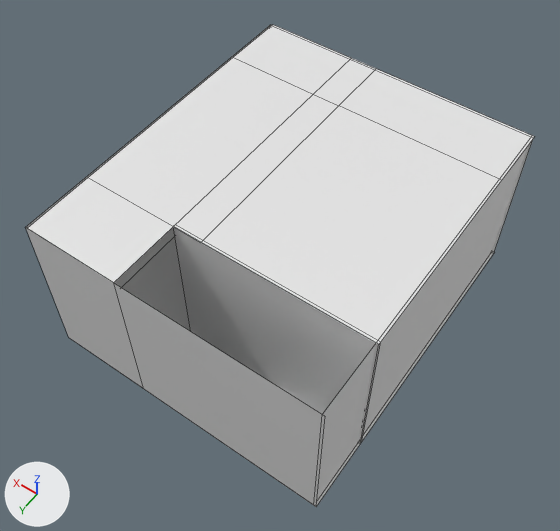
An edit to the FBX model Assets/Art/Models/House/Sotano/Sotano.fbx, drawn before and after from the same camera.
The view is the same before and after, from a 50 mm camera at (-6.91, 8.0, 11.27) aimed at (-1.53, 0.48, -0.56). The lights are fixed; the arrows at lower left show +X, +Y and +Z. Mesh edges are drawn as thin lines. Where no turn or scale is listed for an object, it has been applied to the vertices. Vertices at the same position are counted once.

Objects in the first picture: 'ParedSotano', 'ParedSotano2', 'ParedSotano3', 'ParedSotano4', 'PisoSotano', 'TechoSotano'.
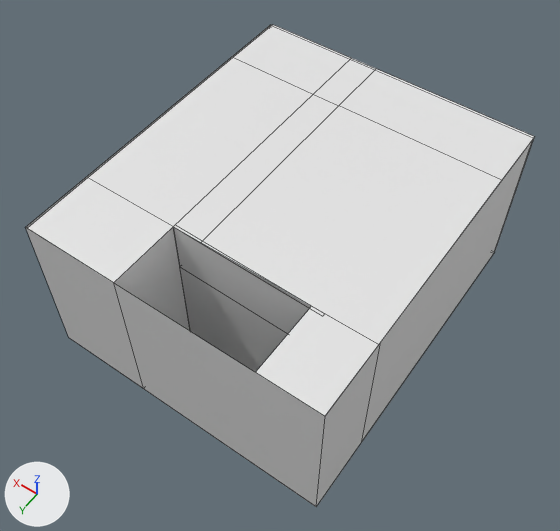
What changed in the scene script:
```text
Change me_mesh_005:
    used by ob_paredsotano4; location = (-4.5, 2.05, -1.98)
    remove me_mesh_005.from_pydata(...)  # 8 vertices, 3 faces; spans x 0.0..4.0, y 0.0..0.05, z 0.0..3.4
    add me_mesh_005.from_pydata(...)  # 12 vertices, 8 faces; spans x -1.76..1.28, y -0.03..0.08, z -1.7..1.7
    me_mesh_005 part 1: the whole mesh is rebuilt
Change me_mesh_004:
    where me_mesh_004.from_pydata(...)  # 6 vertices, 2 faces; spans x 0.0, y -3.5..3.5, z -1.7..1.7
    used by ob_paredsotano3; location = (-4.45, 0.05, -0.28)
    me_mesh_004 part 3: the whole mesh is moved by (0.0, -3.5, 1.7)
Change me_mesh_006:
    where me_mesh_006.from_pydata(...)  # 14 vertices, 7 faces; spans x -2.98..2.98, y -3.5..3.5, z 0.0
    used by ob_techosotano; location = (-1.52, 0.05, 1.42)
    verts and faces of me_mesh_006; kept vertices keep their numbers, new ones are numbered from 14
    before: 4 (-2.98, 2.06, 0.0) at pixel (378, 344)
    me_mesh_006 part 2
    add verts[14] = (-1.77, 2.06, 0.0)  # pixel (311, 306)
    add verts[15] = (-2.98, 3.5, 0.0)  # pixel (324, 416)
    add verts[16] = (-1.77, 3.5, 0.0)  # pixel (255, 372)
    add faces += [(4, 15, 16, 14)]
Add me_mesh_007:
    me_mesh_007.from_pydata([(0.0, 0.75, -1.7), (0.0, -0.7, -1.7), (0.0, 0.75, 1.7), (0.0, -0.7, 1.7)], [], [(0, 2, 3, 1)])
    me_mesh_007.materials.append(mat_sotano1)  # white #e7e7e7
Change ob_paredsotano4:
    ob_paredsotano4.location: (-4.5, 2.05, -1.98) -> (-1.78, 2.08, -0.28)
Change ob_paredsotano3:
    ob_paredsotano3.location: (-4.45, 0.05, -0.28) -> (-4.5, 3.55, -1.98)
Add ob_paredsotano5:
    ob_paredsotano5 = bpy.data.objects.new('ParedSotano5', me_mesh_007)
    ob_paredsotano5.location = (-0.5, 2.8, -0.28)
```

Pixel boxes (x1, y1, x2, y2) of what changed, in the pictures (560 x 531 px):
'TechoSotano', reshaped (22% taller)
    before: (28, 25, 535, 345)
    after: (28, 25, 535, 416)
'ParedSotano4', reshaped, moved
    before: (174, 228, 380, 443)
    after: (173, 227, 316, 372)
'ParedSotano3', moved
    before: (317, 146, 528, 500)
    after: (316, 138, 534, 507)
'ParedSotano5', added
    after: (114, 227, 190, 331)
part 2 of me_mesh_006, added
    after: (256, 306, 378, 416)
'PisoSotano', unchanged, covered by the edit
    before: (121, 236, 493, 507)
    after: (326, 354, 372, 415)
